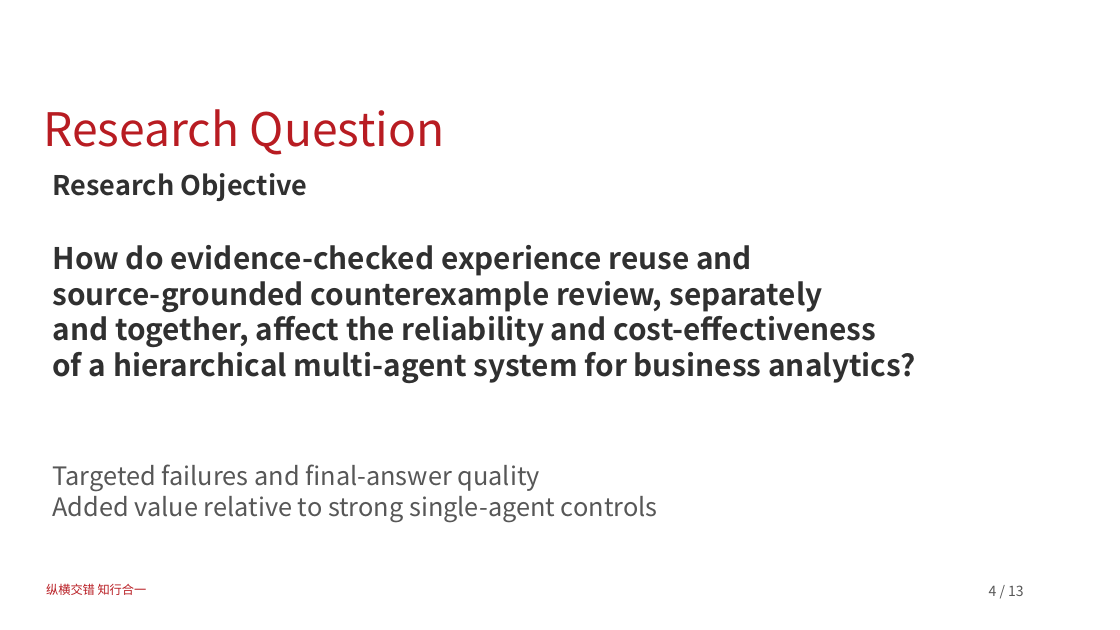
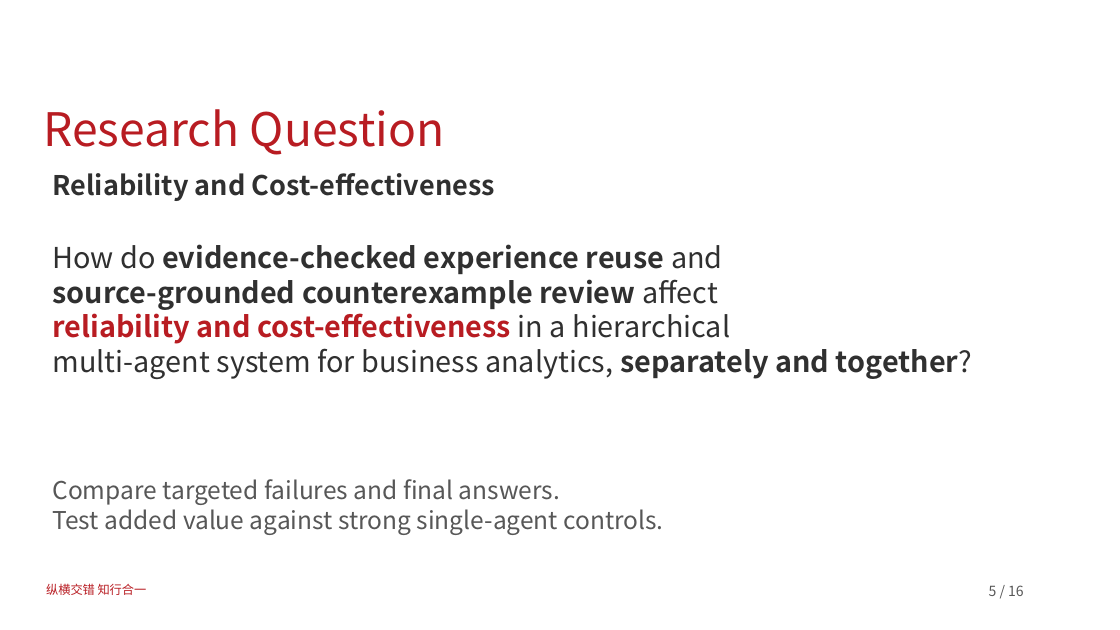
Before and after one commit to dushamishkin/mib-thesis, a slide deck: slide 5 of proposal/defense/Mikhail_Dushkin_Proposal_Defense.pptx (slide 4 before the commit). Drawn at 1120x630 pixels with LibreOffice and Linux fonts; fonts in the diff are those of the drawing; background and template pictures are left out. Boxes give left, top, right and bottom in pixels: in the first picture for what was removed or moved away, otherwise in the second. Text is boxed around its words. In the diff, an @@ line names an element or a change of style, - is before the commit and + after.

Commit message:
Clarify defense narrative, visual examples and business value

```diff
--- a/proposal/defense/Mikhail_Dushkin_Proposal_Defense.pptx
+++ b/proposal/defense/Mikhail_Dushkin_Proposal_Defense.pptx
@@ text at (53, 173, 495, 201): text changed @@
-Research Objective
+Reliability and Cost-effectiveness
@@ text at (53, 244, 973, 379): text changed; size 25.5 to 24.8 pt @@
-How do evidence-checked experience reuse and
-source-grounded counterexample review, separately
-and together, affect the reliability and cost-effectiveness
-of a hierarchical multi-agent system for business analytics?
+How do evidence-checked experience reuse and
+source-grounded counterexample review affect
+reliability and cost-effectiveness in a hierarchical
+multi-agent system for business analytics, separately and together?
@@ text at (53, 479, 663, 535): text changed; size 21.8 to 21 pt @@
-Targeted failures and final-answer quality
-Added value relative to strong single-agent controls
+Compare targeted failures and final answers.
+Test added value against strong single-agent controls.
@@ text at (989, 585, 1024, 596): text changed @@
-4 / 13
+5 / 16
```
Also in this commit, not shown: 5 other slides changed, 9 slides added, 11 slides removed, 7 other files.
